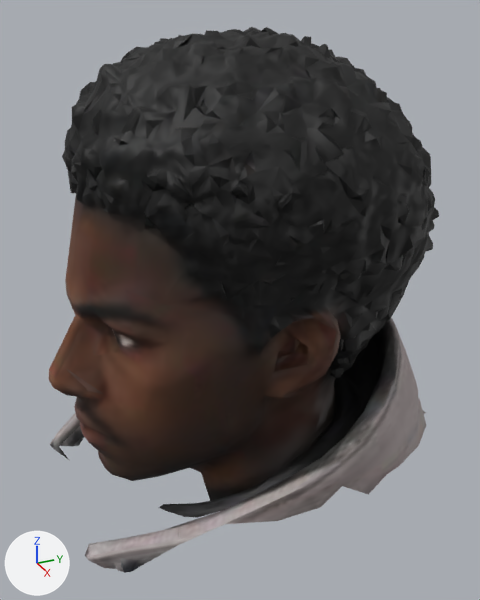
Renders of the glTF model godot-world-fracture/models/operators/heads/m-cipher.glb from each side of a commit.
The view is the same before and after, from a 50 mm camera at (0.35, -0.186, 1.715) aimed at (0.002, -0.029, 1.541). The axes (+X, +Y, +Z) are drawn at lower left. The lights are the same throughout. The first picture is the older version. Vertices at exactly the same position are counted once.

Objects in the first picture: 'FaceHead'.
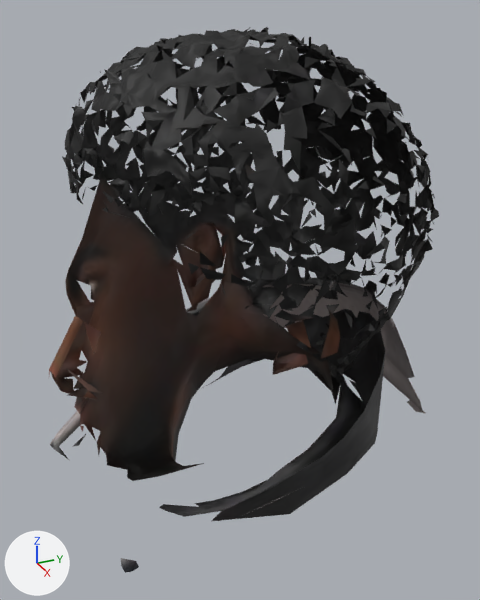
Location of each change, [x1, y1, x2, y2] in pixels of the pictures (480 x 600 px):
part 1 of me_facehead, deleted: before [49, 27, 435, 573]
part 2 of me_facehead, deleted: before [60, 426, 83, 446]

The change, as a list of edits to the scene's bpy script:
```text
Change me_facehead:
    used by ob_facehead; location = (0.0, 0.0, 0.0)
    remove me_facehead.from_pydata(...)  # 3738 vertices, 7400 faces; spans x -0.108..0.11, y -0.151..0.114, z 1.407..1.7
    add me_facehead.from_pydata(...)  # 3239 vertices, 4243 faces; spans x -0.108..0.11, y -0.151..0.114, z 1.407..1.7
    me_facehead part 1: 489 vertices removed from x -0.09..0.109, y -0.15..0.082, z 1.411..1.698
    me_facehead part 2: 10 vertices removed from x -0.085..-0.059, y -0.147..-0.108, z 1.418..1.444
```
